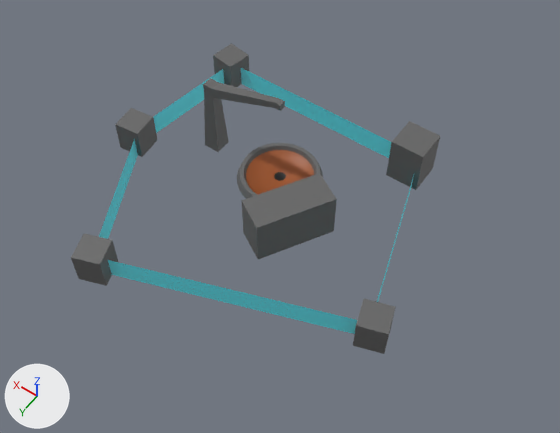
An edit to the Blender file models/planet/survey_site.blend, drawn before and after from the same camera.
The view is the same before and after, from a camera (50 mm lens) standing at (-2.46, 3.44, 4.89) and looking at (-0.27, 0.38, 0.07). The lights are fixed; the arrows at lower left show +X, +Y and +Z.
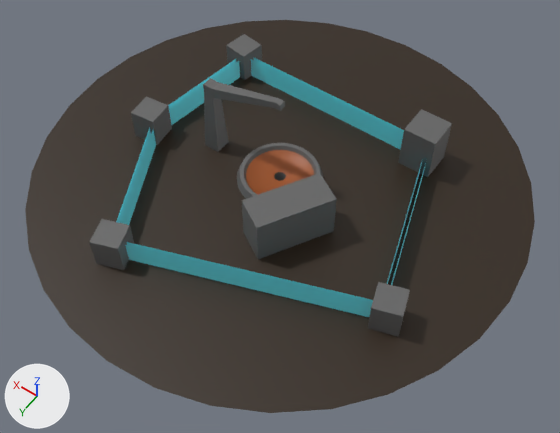
Boxes [x1, y1, x2, y2] around the edits, measured in the pictures (560 x 433 px; the box of a moved part takes in the faces that stretch with it):
'Cylinder', reshaped (38% wider, 26% taller): before [71, 43, 440, 354]; after [25, 20, 535, 413]
part 1 of me_cylinder, added: after [120, 59, 422, 303]
part 2 of me_cylinder, added: after [25, 20, 535, 413]
part 3 of me_cylinder, moved or reshaped: before [71, 43, 440, 354]; after [89, 34, 452, 337]

Diff of the bpy script that builds the scene:
```diff
--- a/models/planet/survey_site.blend.py
+++ b/models/planet/survey_site.blend.py
@@ mat_material_005 @@
+mat_material_005 = principled_material('Material.005')
+mat_material_005.base_color = (0.0272, 0.0144, 0.0054)  # brown #2e2011
@@ me_cylinder @@
 # used by ob_cylinder; location = (0.0, 0.0, 0.0)
-me_cylinder.from_pydata(...)  # 270 vertices, 220 faces; spans x -1.54..1.33, y -0.86..1.7, z 0.0..0.86
+me_cylinder.from_pydata(...)  # 312 vertices, 226 faces; spans x -2.07..2.07, y -2.07..2.07, z 0.0..0.86
+# me_cylinder part 1: the loose piece of 10 vertices spanning x -1.38..1.19, y -0.72..1.57, z 0.0..0.2 is copied, and the copy is scaled about its middle by (0.97, 0.97, 1), then moved by (-0.01, -0.18, 0.0); it spans x -1.35..1.14, y -0.86..1.35, z 0.0..0.2
+# me_cylinder part 2: a new loose piece of 32 vertices spanning x -2.07..2.07, y -2.07..2.07, z 0.0, in mat_material_005 (brown #2e2011)
+# me_cylinder part 3
+# 32 vertices in x -1.38..1.31, y -0.82..1.7, z 0.0..0.4 move by (-0.01, -0.18, 0.0)
+# 8 vertices in x -0.99..1.33, y -0.54..1.48, z 0.0..0.4 move by (-0.01, -0.17, 0.0)
+# 6 vertices in x -1.54..-0.7, y -0.82..0.91, z 0.0..0.4 move by (-0.02, -0.18, 0.0)
+# 4 vertices in x -0.7..1.16, y -0.86..-0.54, z 0.0..0.4 move by (-0.02, -0.17, 0.0)
 me_cylinder.materials.append(mat_material_001)
@@ me_cylinder @@
 me_cylinder.materials.append(mat_material_004)
+me_cylinder.materials.append(mat_material_005)  # brown #2e2011
```
